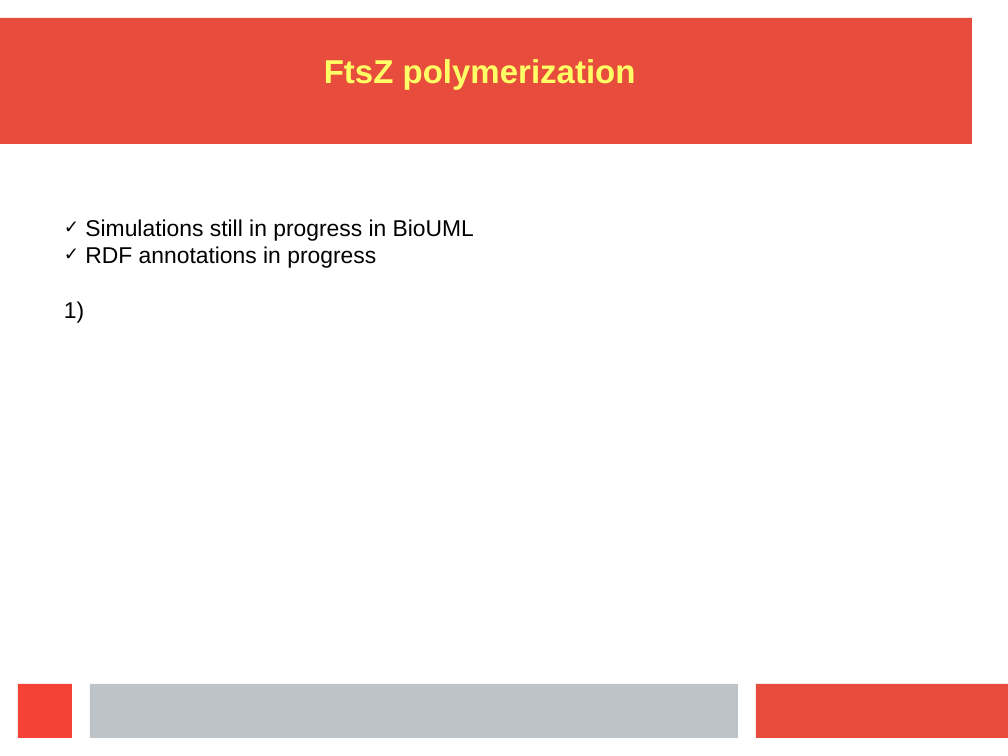
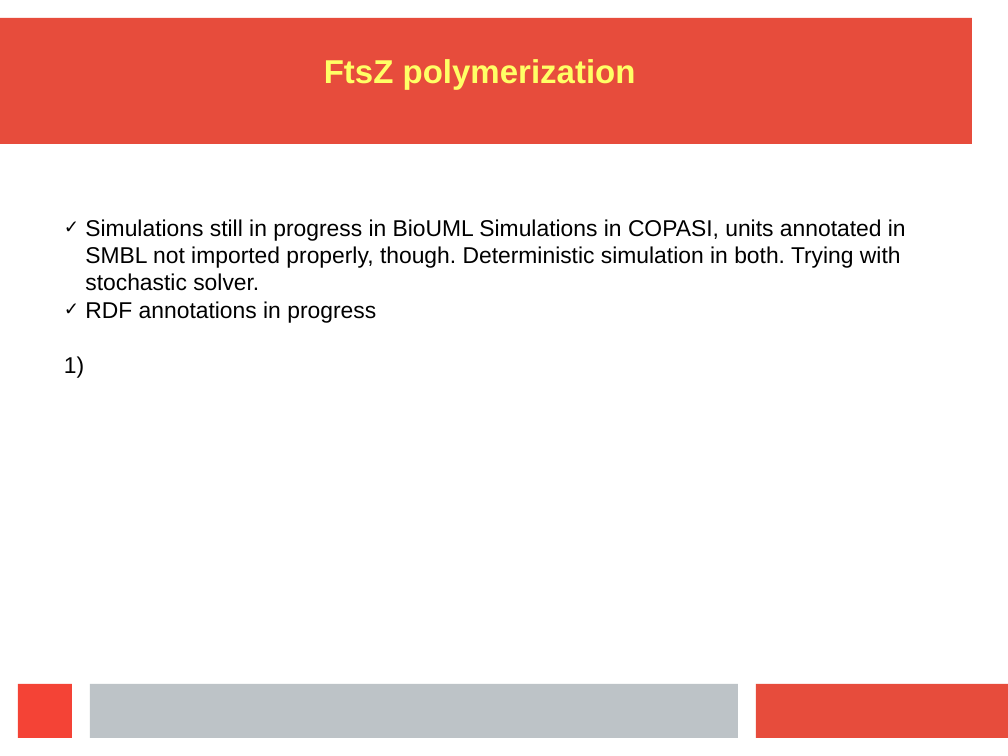
Before and after one commit to dagwa/wholecell-cytokinesis, a slide deck: slide 4 of presentation-slides/Cytokinesis_group_Friday_DP.odp. Drawn at 1008x756 pixels with LibreOffice and Linux fonts; fonts in the diff are those of the drawing. Boxes give left, top, right and bottom in pixels: in the first picture for what was removed or moved away, otherwise in the second. Text is boxed around its words. In the diff, an @@ line names an element or a change of style, - is before the commit and + after.

```diff
--- a/presentation-slides/Cytokinesis_group_Friday_DP.odp
+++ b/presentation-slides/Cytokinesis_group_Friday_DP.odp
@@ text at box(85, 219, 906, 291): text changed @@
-✓ Simulations still in progress in BioUML
+✓ Simulations still in progress in BioUML Simulations in COPASI, units annotated in SMBL not imported properly, though. Deterministic simulation in both. Trying with stochastic solver.
```
Also in this commit, not shown: 1 slide added.
